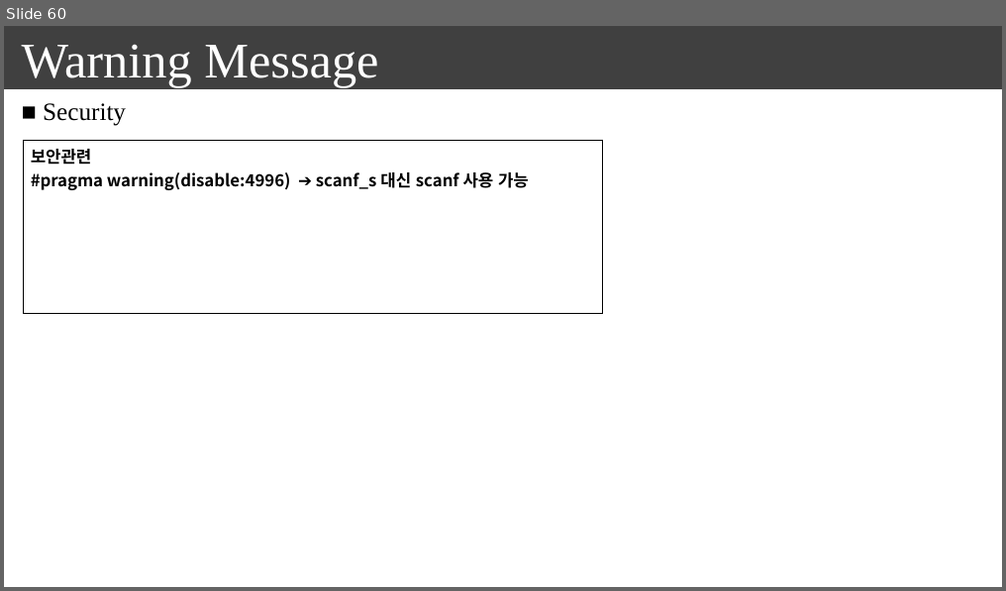
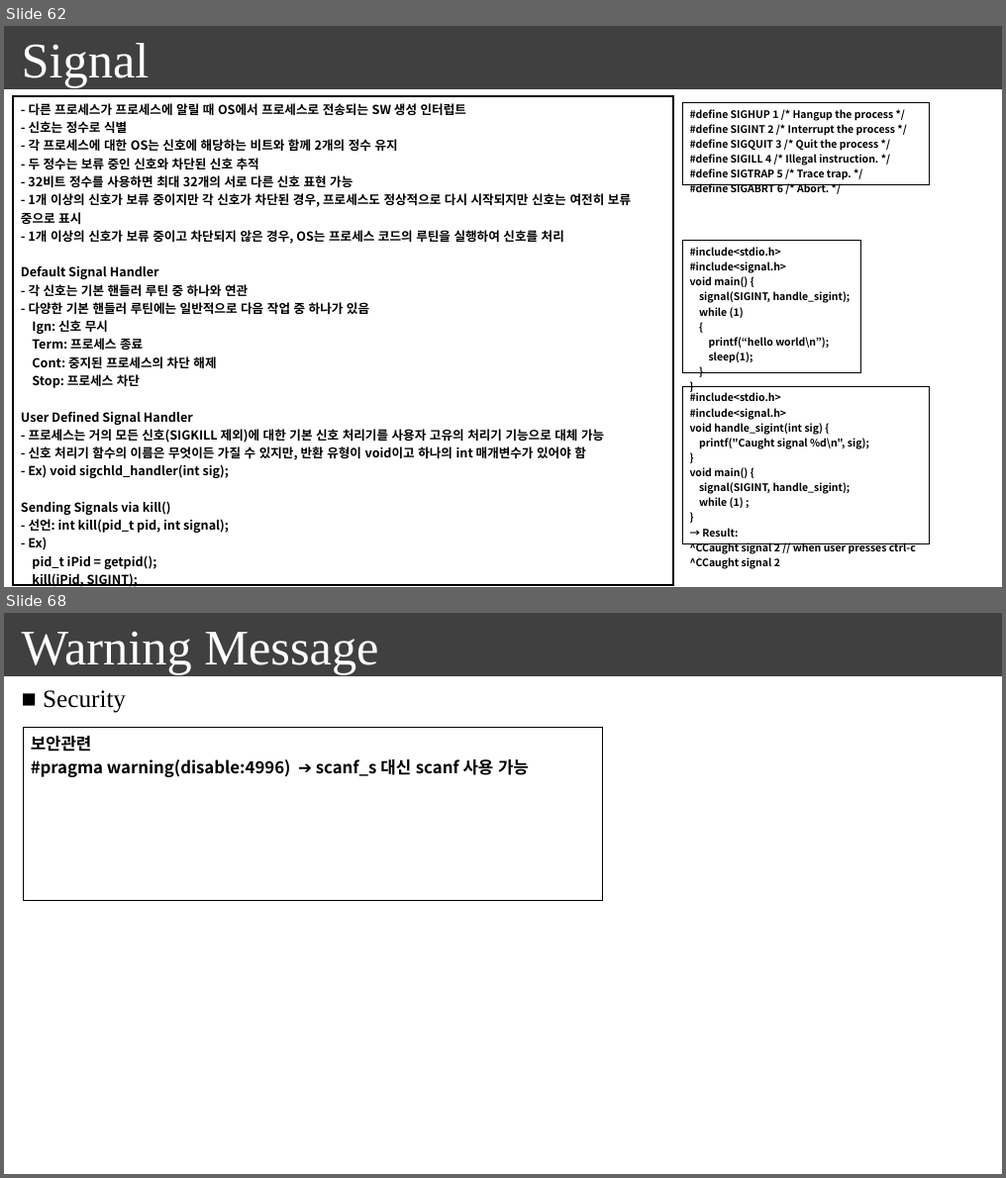
Before and after one commit to seonghokim/Study, a slide deck: everything in c.pptx. Shown one above the other, each under a label of ours: slide 60 before the commit, slides 62 and 68 after it; the slides between them are not shown. The pictures are 1006x591 and 1006x1178 pixels, drawn with LibreOffice and Linux fonts; fonts in the diff are those of the drawing. Boxes give left, top, right and bottom in pixels: in the first picture for what was removed or moved away, otherwise in the second. Text is boxed around its words. In the diff, an @@ line names an element or a change of style, - is before the commit and + after.

```diff
--- a/everything in c.pptx
+++ b/everything in c.pptx
@@ slide 62 added at (x1=4, y1=26, x2=1002, y2=587), background #FFFFFF; not listed: 1 template element that a slide beside it also shows @@
@@ text added at (x1=22, y1=43, x2=150, y2=87), 48 pt, text #FFFFFF @@
+Signal
@@ table added at (x1=13, y1=96, x2=673, y2=587), 1 rows, 1 columns @@
+- 다른 프로세스가 프로세스에 알릴 때 OS에서 프로세스로 전송되는 SW 생성 인터럽트 / - 신호는 정수로 식별 / - 각 프로세스에 대한 OS는 신호에 해당하는 비트와 함께 2개의 정수 유지 / - 두 정수는 보류 중인 신호와 차단된 신호 추적 / - 32비트 정수를 사용하면 최대 32개의 서로 다른 신호 표현 가능 / - 1개 이상의 신호가 보류 중이지만 각 신호가 차단된 경우, 프로세스도 정상적으로 다시 시작되지만 신호는 여전히 보류 중으로 표시 / - 1개 이상의 신호가 보류 중이고 차단되지 않은 경우, OS는 프로세스 코드의 루틴을 실행하여 신호를 처리 / Default Signal Handler / - 각 신호는 기본 핸들러 루틴 중 하나와 연관 / - 다양한 기본 핸들러 루틴에는 일반적으로 다음 작업 중 하나가 있음 / Ign: 신호 무시 / Term: 프로세스 종료 / Cont: 중지된 프로세스의 차단 해제 / Stop: 프로세스 차단 / User Defined Signal Handler / - 프로세스는 거의 모든 신호(SIGKILL 제외)에 대한 기본 신호 처리기를 사용자 고유의 처리기 기능으로 대체 가능 - 신호 처리기 함수의 이름은 무엇이든 가질 수 있지만, 반환 유형이 void이고 하나의 int 매개변수가 있어야 함 - Ex) void sigchld_handler(int sig); / Sending Signals via kill() / - 선언: int kill(pid_t pid, int signal); / - Ex) / pid_t iPid = getpid(); / kill(iPid, SIGINT);
@@ table added at (x1=682, y1=102, x2=930, y2=196), 1 rows, 1 columns @@
+#define SIGHUP 1 /* Hangup the process */ / #define SIGINT 2 /* Interrupt the process */ / #define SIGQUIT 3 /* Quit the process */ / #define SIGILL 4 /* Illegal instruction. */ / #define SIGTRAP 5 /* Trace trap. */ / #define SIGABRT 6 /* Abort. */
@@ table added at (x1=682, y1=241, x2=861, y2=373), 1 rows, 1 columns @@
+#include<stdio.h> / #include<signal.h> / void main() { / signal(SIGINT, handle_sigint); / while (1) / { / printf(“hello world\n”); / sleep(1); / } / }
@@ table added at (x1=682, y1=386, x2=930, y2=573), 1 rows, 1 columns @@
+#include<stdio.h> / #include<signal.h> / void handle_sigint(int sig) { / printf("Caught signal %d\n", sig); / } / void main() { / signal(SIGINT, handle_sigint); / while (1) ; / } / → Result: / ^CCaught signal 2 // when user presses ctrl-c ^CCaught signal 2
@@ what was slide 60 is now slide 68 @@
```
Also in this commit, not shown: 1 slide changed, 7 other slides added.
